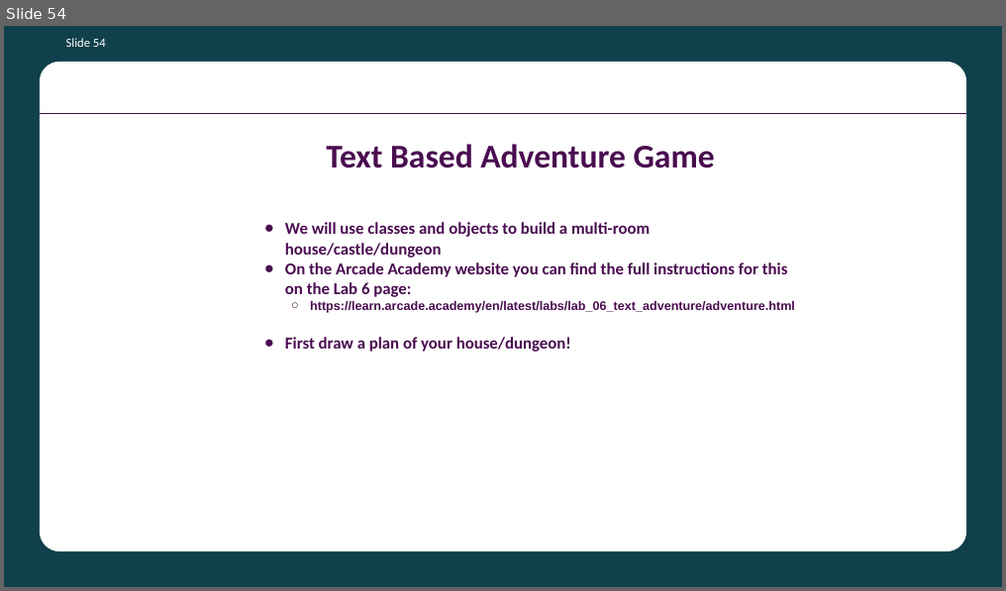
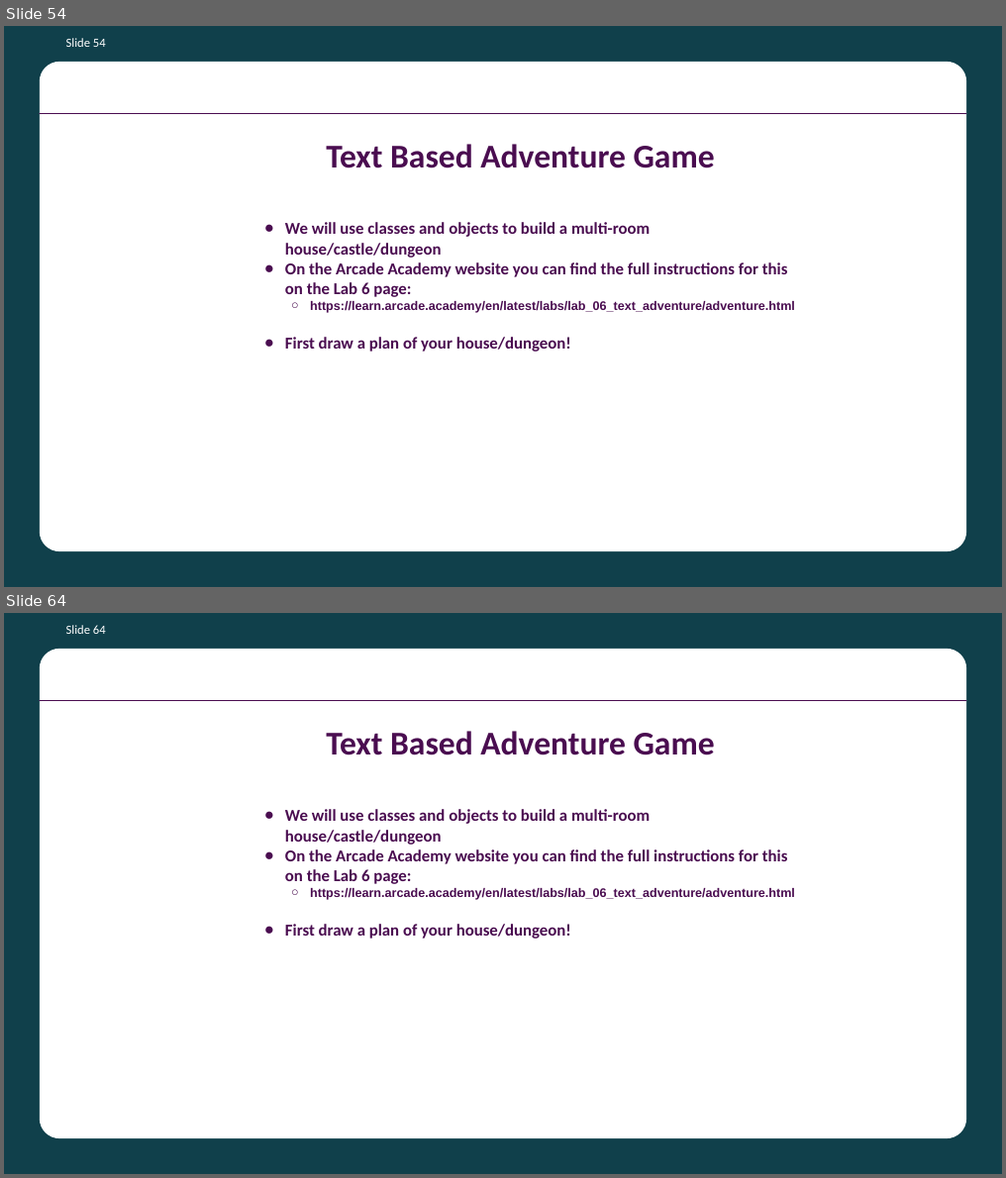
Before and after one commit to batecsw/OOP_class_work, a slide deck: Python OOP Course Presentation.pptx. Shown one above the other, each under a label of ours: slide 54 before the commit, slides 54 and 64 after it; the slides between them are not shown. The pictures are 1006x591 and 1006x1178 pixels, drawn with LibreOffice and Linux fonts; fonts in the diff are those of the drawing; background and template pictures are left out. Boxes give left, top, right and bottom in pixels: in the first picture for what was removed or moved away, otherwise in the second. Text is boxed around its words. In the diff, an @@ line names an element or a change of style, - is before the commit and + after.

```diff
--- a/Python OOP Course Presentation.pptx
+++ b/Python OOP Course Presentation.pptx
@@ slide 64 added at (4, 613, 1002, 1174), background #10404B; not listed: 2 template elements that a slide beside it also shows @@
@@ page number added at (66, 625, 106, 634), 18 pt, text #FFFFFF @@
+Slide 64
@@ title added at (326, 731, 715, 756), 48 pt, text #4A0D50, bold @@
+Text Based Adventure Game
@@ title added at (285, 809, 795, 939), 24 pt, text #4A0D50, bold @@
+● We will use classes and objects to build a multi-room house/castle/dungeon
+● On the Arcade Academy website you can find the full instructions for this on the Lab 6 page:
+  ○ https://learn.arcade.academy/en/latest/labs/lab_06_text_adventure/adventure.html
+● First draw a plan of your house/dungeon!
```
Also in this commit, not shown: 10 other slides added, 2 other files.
